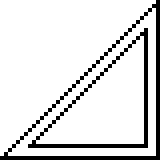
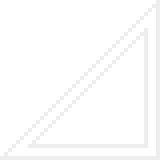
Layer changes from the first (160, 160) image to the second:
painted on "Layer" over [0, 0, 160, 160]
